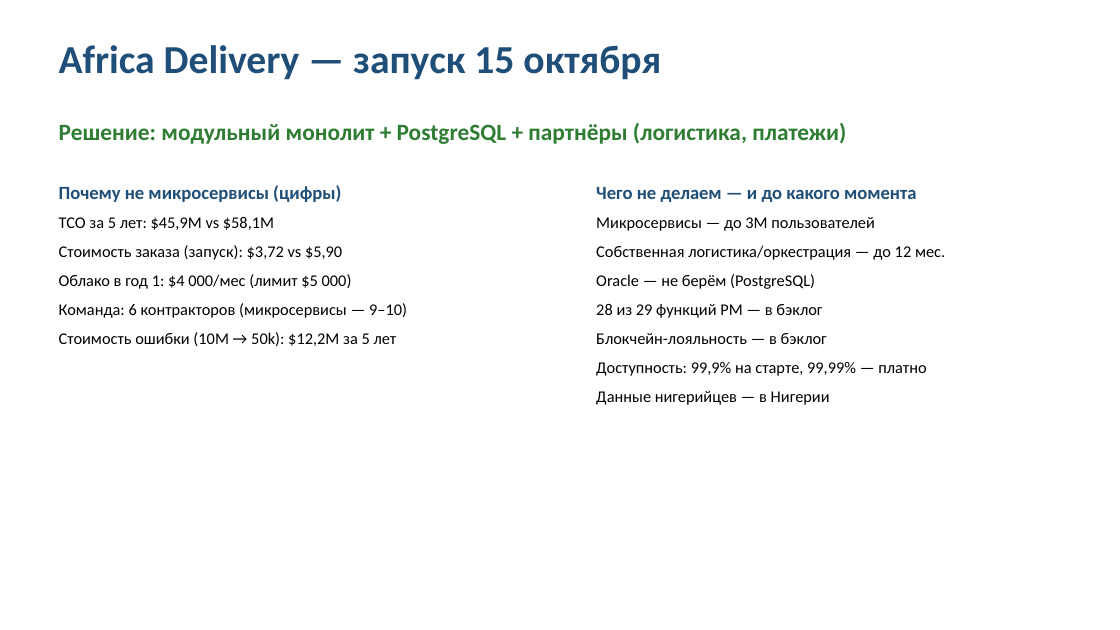
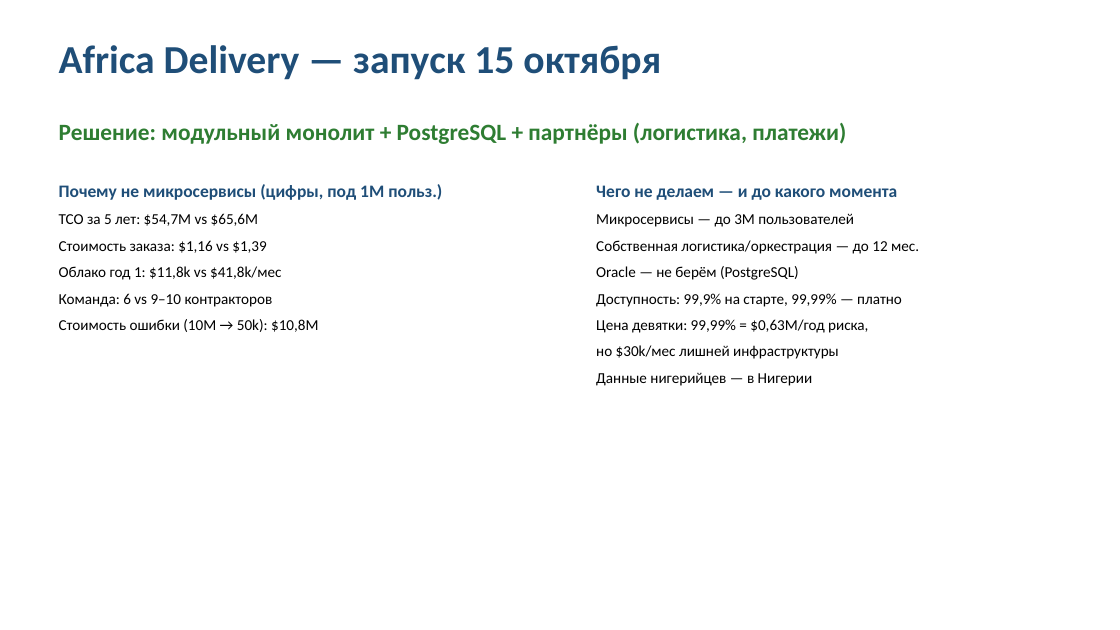
Before and after one commit to Zemond/Africa_Delivery, a slide deck: slide 1 of Task2/nairobi-slide.pptx. Drawn at 1120x630 pixels with LibreOffice and Linux fonts; fonts in the diff are those of the drawing. Boxes give left, top, right and bottom in pixels: in the first picture for what was removed or moved away, otherwise in the second. Text is boxed around its words. In the diff, an @@ line names an element or a change of style, - is before the commit and + after.

```diff
--- a/Task2/nairobi-slide.pptx
+++ b/Task2/nairobi-slide.pptx
@@ text at <box>59,184,442,332</box>: text changed; size 14 to 13 pt @@
-Почему не микросервисы (цифры)
-TCO за 5 лет: $45,9M vs $58,1M
-Стоимость заказа (запуск): $3,72 vs $5,90
-Облако в год 1: $4 000/мес (лимит $5 000)
-Команда: 6 контракторов (микросервисы — 9–10)
-Стоимость ошибки (10M → 50k): $12,2M за 5 лет
+Почему не микросервисы (цифры, под 1M польз.)
+TCO за 5 лет: $54,7M vs $65,6M
+Стоимость заказа: $1,16 vs $1,39
+Облако год 1: $11,8k vs $41,8k/мес
+Команда: 6 vs 9–10 контракторов
+Стоимость ошибки (10M → 50k): $10,8M
@@ text at <box>596,185,919,386</box>: size 16 to 15 pt in "Чего не делаем — и до какого ..."; size 14 to 13 pt in "Микросервисы — до 3M пользователей", "Собственная логистика/оркестрация — до 12 мес.", "Oracle — не берём (PostgreSQL)", "Доступность: 99,9% на старте, 99,99% — платно" and 1 more places; less space between paragraphs @@
@@ text at <box>596,304,827,344</box>: paragraphs removed @@
-28 из 29 функций PM — в бэклог
-Блокчейн-лояльность — в бэклог
@@ text at <box>596,319,868,359</box>: paragraphs added @@
+Цена девятки: 99,99% = $0,63M/год риска,
+но $30k/мес лишней инфраструктуры
```
Also in this commit, not shown: 19 other files.
